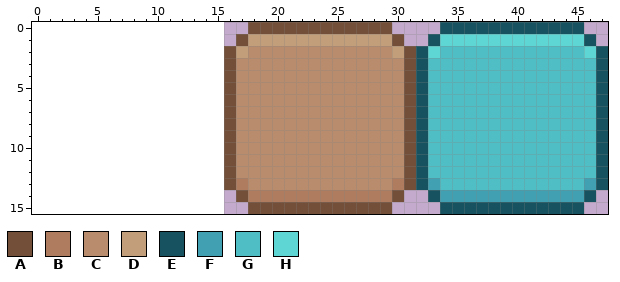
Two versions of one pixel-art file, Artworking/Sprites/9Slices.aseprite. The first picture shows the starting point.
32x16 pixels, 1 frame. The old version is drawn lined up with the new one, on the new canvas.
Palette (. is transparent): A #734e39  B #af7c5f  C #b88c6c  D #c39e7a  E #165260  F #41a0b2  G #50bfc5  H #5dd6d4
And afterwards:
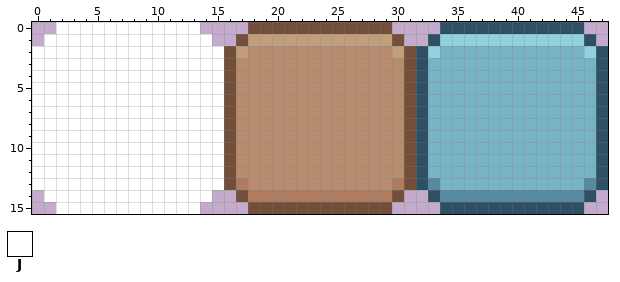
Colours new in this view: J #ffffff
Diff:
canvas 32x16 -> 48x16, the old top-left corner now at 16,0
Colour E changes from #165260 to #2c5165.
Colour F changes from #41a0b2 to #548ba2.
Colour G changes from #50bfc5 to #76b5c8.
Colour H changes from #5dd6d4 to #8fd2de.
The author put colour J in row 0 at x 2 to 13; in row 1 at x 1 to 14; in rows 2 to 13 at x 0 to 15; in row 14 at x 1 to 14; in row 15 at x 2 to 13.
Pixel boxes of the changes (left, top, right, bottom) in both pictures:
added: (32, 22, 224, 214)
changed: (416, 22, 608, 214)
